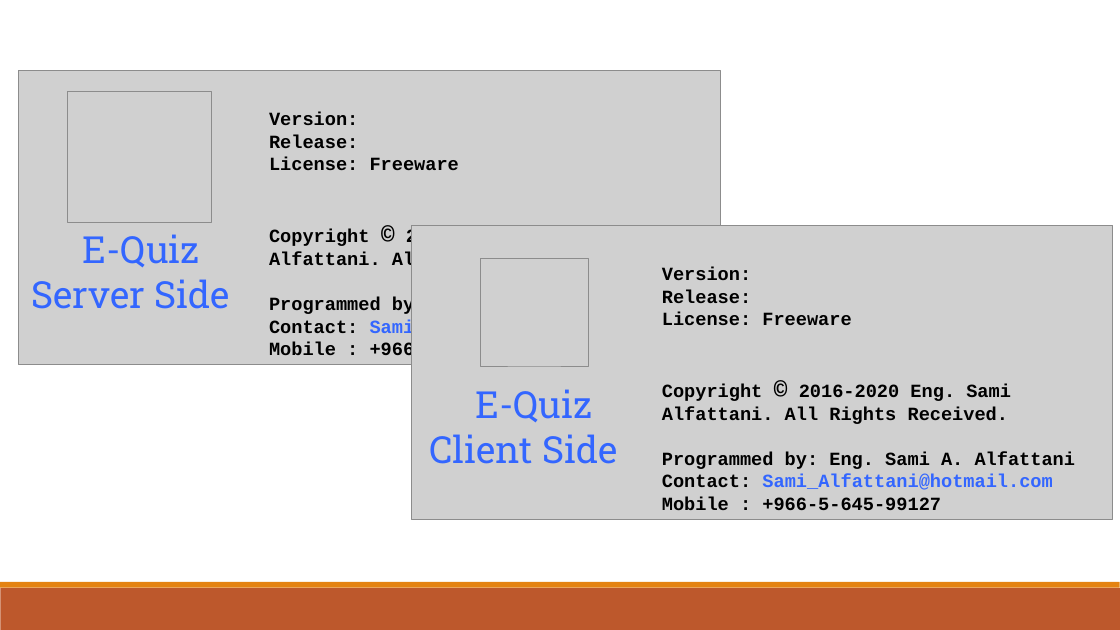
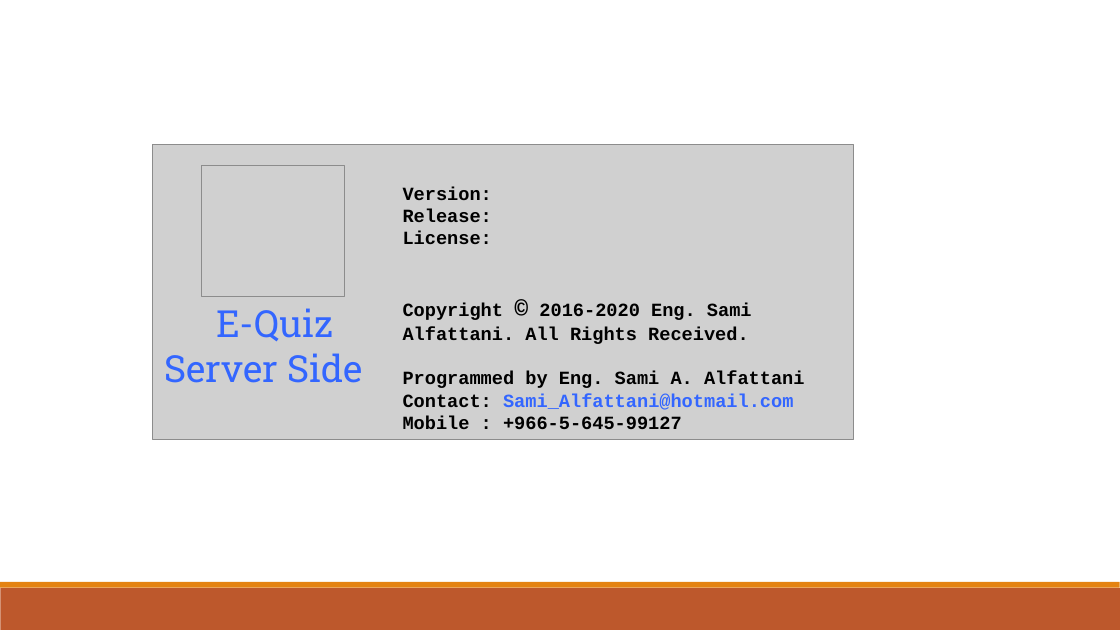
Before and after one commit to samialfattani/eQuiz, a slide deck: slide 10 of data/Design.pptx. Drawn at 1120x630 pixels with LibreOffice and Linux fonts; fonts in the diff are those of the drawing; grey boxes stand for pictures. Boxes give left, top, right and bottom in pixels: in the first picture for what was removed or moved away, otherwise in the second. Text is boxed around its words. In the diff, an @@ line names an element or a change of style, - is before the commit and + after.

```diff
--- a/data/Design.pptx
+++ b/data/Design.pptx
@@ text at <box>403,231,492,244</box>: text changed @@
-License: Freeware
+License:
@@ group removed at <box>412,225,1113,520</box>: 2 pictures, 2 texts @@
-E-Quiz
-Client Side
-Version:
-Release:
-License: Freeware
-Copyright © 2016-2020 Eng. Sami Alfattani. All Rights Received.
-Programmed by: Eng. Sami A. Alfattani
-Contact: Sami_Alfattani@hotmail.com
-Mobile : +966-5-645-99127
@@ 2 texts, 2 pictures: place and size @@
-2 texts, 2 pictures at <box>18,71,720,365</box>
+2 texts, 2 pictures at <box>152,145,854,439</box>
```
Also in this commit, not shown: 1 other slide changed, 34 other files.
